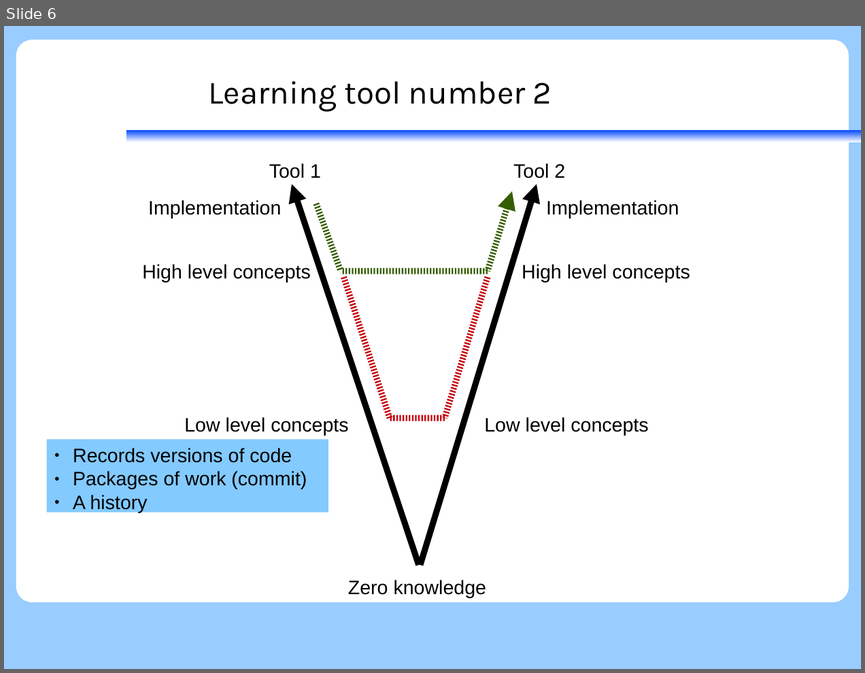
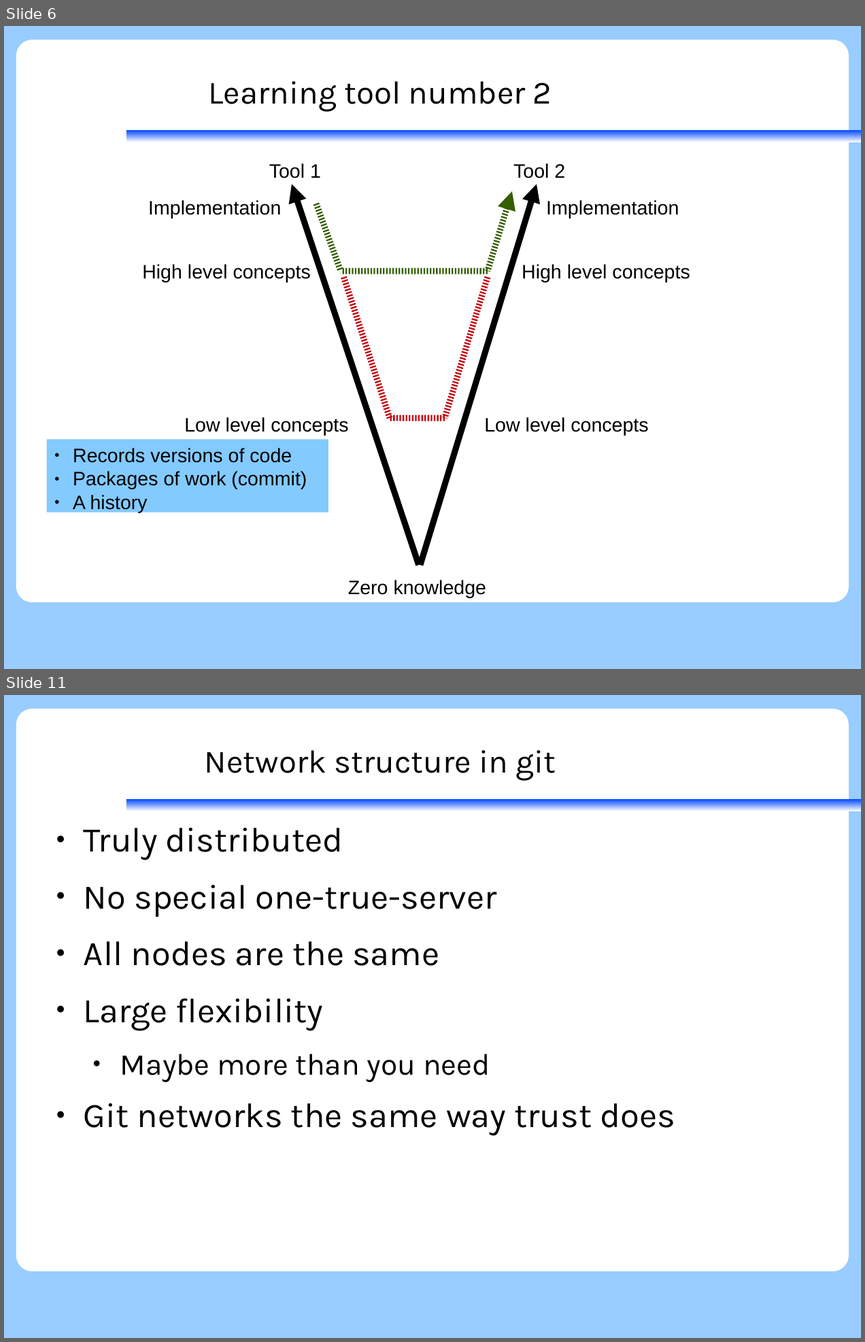
Before and after one commit to KennethNielsen/presentations, a slide deck: git/git.odp. Shown one above the other, each under a label of ours: slide 6 before the commit, slides 6 and 11 after it; the slides between them are not shown. The pictures are 865x673 and 865x1342 pixels, drawn with LibreOffice and Linux fonts; fonts in the diff are those of the drawing; background and template pictures are left out. Boxes give left, top, right and bottom in pixels: in the first picture for what was removed or moved away, otherwise in the second. Text is boxed around its words. In the diff, an @@ line names an element or a change of style, - is before the commit and + after.

Commit message:
Network part of git

```diff
--- a/git/git.odp
+++ b/git/git.odp
@@ slide 11 added at [4, 695, 861, 1338], background #99CCFF; not listed: 2 template elements that a slide beside it also shows @@
@@ title added at [205, 750, 556, 780], 30 pt, text #000000 @@
+Network structure in git
@@ text added at [84, 828, 675, 1136], 32 pt, text #000000 @@
+● Truly distributed
+● No special one-true-server
+● All nodes are the same
+● Large flexibility
+  ● Maybe more than you need
+● Git networks the same way trust does
```
Also in this commit, not shown: 4 slides changed, 8 other slides added, 1 slide removed.
